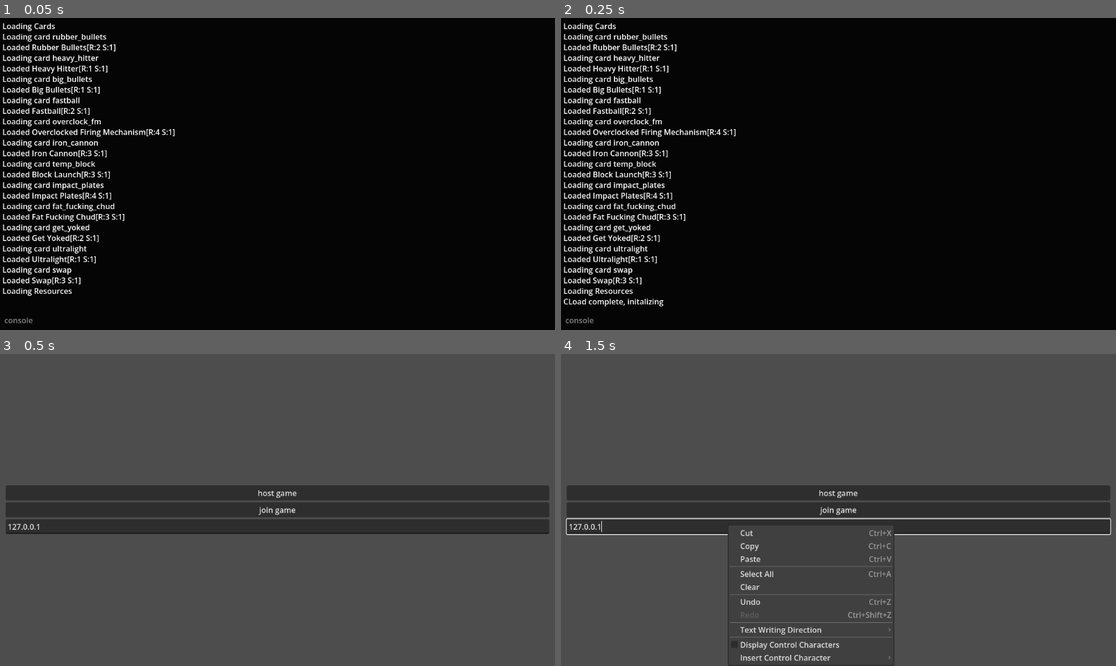
Above: before the commit, frames 1-4 (two rows, left to right).
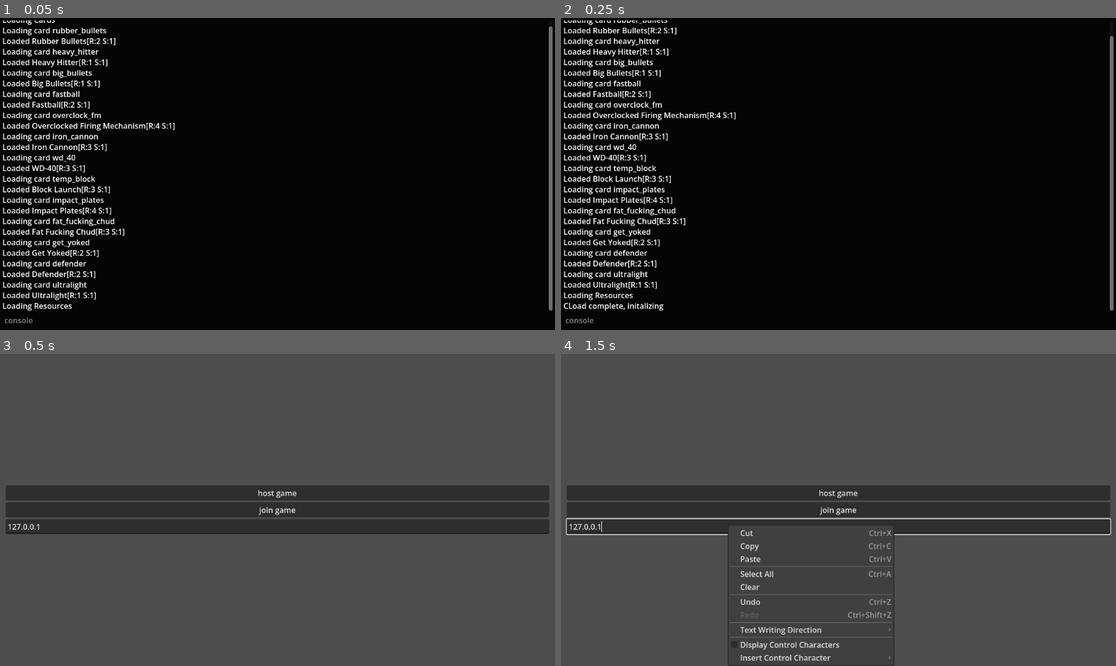
Above: after the commit, the same moments.

Repository: RemRemEgg/untitledgame5
Game: Godot game, scene res://ui/dummy_init_load.tscn
The game is run twice, just before and just after one commit, with the same random seed, the same clock (stepped at 60 frames per second) and the same inputs.
Inputs (mouse positions are in pixels of both pictures, inside the frame that each line leads up to):
- Up to frame 1 (0.05 s): no input
- Up to frame 2 (0.25 s): no input
- Up to frame 3 (0.5 s): no input
- Up to frame 4 (1.5 s): tap Enter at 0.5 s; move the mouse to (960, 494) at 0.52 s; hold D (right) 0.53-1.28 s; hold Right mouse button (block) 0.53-1.28 s; click (960, 494) at 0.67 s; tap Space (jump) at 0.77 s; move the mouse to (727, 525) at 1.27 s; hold S (backward) from 1.28 s (still down); right-click (727, 525) at 1.35 s

The runs differ from the first frame. In frame 1, 10% of the frame differs, in the area x 0-100%, y 0-94%; in frame 2, 10%; in frame 3, nothing differs; in frame 4, nothing differs.

Commit message:
balance changes, world boundry

Diff:
--- a/game/card.gd
+++ b/game/card.gd
@@ -194,11 +194,11 @@
 
 	register_card(BASE_DECK, &"big_bullets", &"Big Bullets", &"BB", RARITY_COMMON, STYLE_BASIC,
 		[0.0, 0.0, 0.0, 0.0, 0.0, 0.0],
-		&"$p+80% Bullet Size\n\
-		$n-40% Bullet Speed",
-		func(n:int, player: Player, gun: ProcGun, proj: ProcProj) -> void:
-			proj.scale.multiplier *= 1.8 ** n # TODO fix: projectiles are synced before card effect applies
-			gun.b_speed.multiplier *= 0.6 ** n
+		&"$p+2 Bullet Size\n\
+		$n-50 Bullet Speed",
+		func(n:int, player: Player, gun: ProcGun, proj: ProcProj) -> void:
+			proj.scale.adder += 2.0 * n # TODO fix: projectiles are synced before card effect applies
+			gun.b_speed.adder -= 50 * n
 	)
 
 	register_card(BASE_DECK, &"fastball", &"Fastball", &"FB", RARITY_UNUSUAL, STYLE_BASIC,
@@ -225,17 +225,28 @@
 
 	register_card(BASE_DECK, &"iron_cannon", &"Iron Cannon", &"IC", RARITY_RARE, STYLE_BASIC,
 		[0.0, 0.0, 0.0, 0.0, 0.0, 0.0],
-		&"$p+25 Knockback\n\
+		&"$p+20 Knockback\n\
 		+25% Bullet Size\n\
 		+15% Damage\n\
 		$n-50% Fire Rate\n\
 		-2 Ammo",
 		func(n:int, player: Player, gun: ProcGun, proj: ProcProj) -> void:
-			proj.knockback.adder += 25.0 * n
+			proj.knockback.adder += 20.0 * n
 			proj.scale.multiplier *= 1.25 ** n
 			proj.damage.multiplier *= 1.15 ** n
 			gun.fire_rate.multiplier *= 0.5 ** n
 			gun.clip_size.adder += -2 * n
+	)
+
+	register_card(BASE_DECK, &"wd_40", &"WD-40", &"WD", RARITY_RARE, STYLE_BASIC,
+		[0.0, 0.0, 0.0, 0.0, 0.0, 0.0],
+		&"$p+30% Reload Speed\n\
+		+25% Bullet Speed\n\
+		$n-15% Damage",
+		func(n:int, player: Player, gun: ProcGun, proj: ProcProj) -> void:
+			gun.reload_time.multiplier *= 0.7 ** n
+			gun.b_speed.multiplier *= 1.25 ** n
+			proj.damage.multiplier *= 0.85 ** n
 	)
 
 	#endregion
@@ -278,11 +289,11 @@
 	register_card(BLOCK_DECK, &"impact_plates", &"Impact Plates", &"IP", RARITY_EPIC, STYLE_BASIC,
 		[.77, 0.0, 0.0, 0.0, 0.0, 0.0],
 		&"$dConverts 35% of damage taken to knockback taken\n\
-		$p+20 Max Health\n\
+		$p+10 Max Health\n\
 		$n-20% Speed\n\
 		-10% Jump Height",
 		func(n:int, player: Player, gun: ProcGun, proj: ProcProj) -> void:
-			player.max_health.adder += 20.0
+			player.max_health.adder += 10.0
 			player.speed.multiplier *= 0.8
 			player.jump.multiplier *= 0.9
 			player.damage_hook.add_effect(n, func(de:DamageEvent) -> void:
@@ -294,12 +305,12 @@
 
 	register_card(BLOCK_DECK, &"fat_fucking_chud", &"Fat Fucking Chud", &"FC", RARITY_RARE, STYLE_BASIC,
 		[0.0, 0.0, 0.0, 0.0, 0.0, 0.0],
-		&"$p+50% Health\n\
+		&"$p+50 Health\n\
 		$n-10% Speed\n\
 		-10% Jump Height\n\
 		-10% Acceleration",
 		func(n:int, player: Player, gun: ProcGun, proj: ProcProj) -> void:
-			player.max_health.multiplier *= 1.5 ** n
+			player.max_health.adder += 50 * n
 			player.speed.multiplier *= 0.9 ** n
 			player.jump.multiplier *= 0.9 ** n
 			player.accel.multiplier *= 0.9 ** n
@@ -307,15 +318,24 @@
 
 	register_card(BLOCK_DECK, &"get_yoked", &"Get Yoked", &"GY", RARITY_UNUSUAL, STYLE_BASIC,
 		[0.0, 0.0, 0.0, 0.0, 0.0, 0.0],
-		&"$p+15% Speed\n\
+		&"$p+2 Speed\n\
 		+15% Jump\n\
 		+15% Acceleration\n\
 		+1 Max Stamina",
 		func(n:int, player: Player, gun: ProcGun, proj: ProcProj) -> void:
-			player.speed.multiplier *= 1.15 ** n
+			player.speed.adder += 2 * n
 			player.jump.multiplier *= 1.07238052947636087 ** n # jump might be exp
 			player.accel.multiplier *= 1.15 ** n
 			player.stamina_max.adder += n
+	)
+
+	register_card(BLOCK_DECK, &"defender", &"Defender", &"DF", RARITY_UNUSUAL, STYLE_BASIC,
+		[0.0, 0.0, 0.0, 0.0, 0.0, 0.0],
+		&"$p-25% Block Cooldown\n\
+		+10% Max Health",
+		func(n:int, player: Player, gun: ProcGun, proj: ProcProj) -> void:
+			player.block_cd.multiplier *= 0.75 ** n
+			player.max_health.multiplier *= 1.1 ** n
 	)
 
 	#endregion
@@ -328,11 +348,11 @@
 	register_card(TEMP_DECK, &"ultralight", &"Ultralight", &"UL", RARITY_COMMON, STYLE_BASIC,
 		[-0.5, 0.0, 1.5, 0.0, 0.0, 0.0],
 		&"$dNow with 10% more Speed per Speed!\n\
-		$p+60% Movement Speed\n\
+		$p+3 Movement Speed\n\
 		+30% Acceleration\n\
 		$n+80% Knockback Taken",
 		func(n:int, player: Player, gun: ProcGun, proj: ProcProj) -> void:
-			player.speed.multiplier *= 1.6 ** n
+			player.speed.adder += 3 * n
 			player.accel.multiplier *= 1.3 ** n
 			player.damage_hook.add_effect(n, ultralight_effect)
 	)
@@ -346,17 +366,17 @@
 			#proj.collide_hook.add_effect(n, spacial_warp_effect)
 	#)
 
-	var swap_effect := func(n:int, bullet:Projectile, hit_player:Player) -> void:
-		if bullet.ownr:
-			var pos := hit_player.position
-			Network.move_object.rpc(hit_player.get_path(), bullet.ownr.position)
-			bullet.ownr.position = pos
-	register_card(TEMP_DECK, &"swap", &"Swap", &"SW", RARITY_RARE, STYLE_BASIC,
-		[0.0, 0.0, 0.0, 0.0, 0.0, 0.0],
-		&"$pSwap positions with a player you hit",
-		func(n:int, player: Player, gun: ProcGun, proj: ProcProj) -> void:
-			proj.damage_hook.add_effect(n, swap_effect)
-	)
+	#var swap_effect := func(n:int, bullet:Projectile, hit_player:Player) -> void:
+		#if bullet.ownr:
+			#var pos := hit_player.position
+			#Network.move_object.rpc(hit_player.get_path(), bullet.ownr.position)
+			#bullet.ownr.position = pos
+	#register_card(TEMP_DECK, &"swap", &"Swap", &"SW", RARITY_RARE, STYLE_BASIC,
+		#[0.0, 0.0, 0.0, 0.0, 0.0, 0.0],
+		#&"$pSwap positions with a player you hit",
+		#func(n:int, player: Player, gun: ProcGun, proj: ProcProj) -> void:
+			#proj.damage_hook.add_effect(n, swap_effect)
+	#)
 
 
 	#var scavenger_effect := func(n:int, bullet:Projectile, hit_player:Player) -> void:
--- a/game/levels/level_base.tscn
+++ b/game/levels/level_base.tscn
@@ -8,6 +8,18 @@
 
 [sub_resource type="WorldBoundaryShape3D" id="WorldBoundaryShape3D_2nkcm"]
 plane = Plane(0, -1, 0, 0)
+
+[sub_resource type="WorldBoundaryShape3D" id="WorldBoundaryShape3D_bb1n0"]
+plane = Plane(1, 0, 0, 0)
+
+[sub_resource type="WorldBoundaryShape3D" id="WorldBoundaryShape3D_7xihh"]
+plane = Plane(-1, 0, 0, 0)
+
+[sub_resource type="WorldBoundaryShape3D" id="WorldBoundaryShape3D_xuocq"]
+plane = Plane(0, 0, 1, 0)
+
+[sub_resource type="WorldBoundaryShape3D" id="WorldBoundaryShape3D_6ddl8"]
+plane = Plane(0, 0, -1, 0)
 
 [sub_resource type="ShaderMaterial" id="ShaderMaterial_2nkcm"]
 render_priority = 0
@@ -37,12 +49,28 @@
 transform = Transform3D(1, 0, 0, 0, 1, 0, 0, 0, 1, 0, -15.99, 0)
 visible = false
 
-[node name="collider" type="CollisionShape3D" parent="bounds" unique_id=2145233243]
+[node name="iy" type="CollisionShape3D" parent="bounds" unique_id=2145233243]
 shape = SubResource("WorldBoundaryShape3D_j8nxo")
 
-[node name="collider_up" type="CollisionShape3D" parent="bounds" unique_id=1432846645]
+[node name="y" type="CollisionShape3D" parent="bounds" unique_id=1432846645]
 transform = Transform3D(1, 0, 0, 0, 1, 0, 0, 0, 1, 0, 32.1, 0)
 shape = SubResource("WorldBoundaryShape3D_2nkcm")
+
+[node name="ix" type="CollisionShape3D" parent="bounds" unique_id=1416109563]
+transform = Transform3D(1, 0, 0, 0, 1, 0, 0, 0, 1, -96, 0, 0)
+shape = SubResource("WorldBoundaryShape3D_bb1n0")
+
+[node name="x" type="CollisionShape3D" parent="bounds" unique_id=1622043698]
+transform = Transform3D(1, 0, 0, 0, 1, 0, 0, 0, 1, 96, 0, 0)
+shape = SubResource("WorldBoundaryShape3D_7xihh")
+
+[node name="iz" type="CollisionShape3D" parent="bounds" unique_id=1132849226]
+transform = Transform3D(1, 0, 0, 0, 1, 0, 0, 0, 1, 0, 0, -96)
+shape = SubResource("WorldBoundaryShape3D_xuocq")
+
+[node name="z" type="CollisionShape3D" parent="bounds" unique_id=1487344927]
+transform = Transform3D(1, 0, 0, 0, 1, 0, 0, 0, 1, 0, 0, 96)
+shape = SubResource("WorldBoundaryShape3D_6ddl8")
 
 [node name="mesh" type="MeshInstance3D" parent="bounds" unique_id=209597760]
 mesh = SubResource("PlaneMesh_7xihh")
--- a/game/levels/room_walls.tscn
+++ b/game/levels/room_walls.tscn
@@ -46,22 +46,22 @@
 [node name="collider" type="CollisionShape3D" parent="floor" unique_id=1431388896]
 shape = SubResource("BoxShape3D_gjvi8")
 
-[node name="wall_x" type="StaticBody3D" parent="." unique_id=352301469 instance=ExtResource("3_hbth3")]
+[node name="wall_x" parent="." unique_id=352301469 instance=ExtResource("3_hbth3")]
 transform = Transform3D(1, 0, 0, 0, 1, 0, 0, 0, 1, 31, 0, 0)
-collision_layer = 255
-collision_mask = 255
+collision_layer = 17
+collision_mask = 17
 
-[node name="wall_ix" type="StaticBody3D" parent="." unique_id=1750381417 instance=ExtResource("3_hbth3")]
+[node name="wall_ix" parent="." unique_id=1750381417 instance=ExtResource("3_hbth3")]
 transform = Transform3D(-1, 0, -8.742278e-08, 0, 1, 0, 8.742278e-08, 0, -1, -31, 0, 0)
-collision_layer = 255
-collision_mask = 255
+collision_layer = 17
+collision_mask = 17
 
-[node name="wall_z" type="StaticBody3D" parent="." unique_id=481995383 instance=ExtResource("3_hbth3")]
+[node name="wall_z" parent="." unique_id=481995383 instance=ExtResource("3_hbth3")]
 transform = Transform3D(-4.371139e-08, 0, 1, 0, 1, 0, -1, 0, -4.371139e-08, 0, 0, 31)
-collision_layer = 255
-collision_mask = 255
+collision_layer = 17
+collision_mask = 17
 
-[node name="wall_iz" type="StaticBody3D" parent="." unique_id=493878182 instance=ExtResource("3_hbth3")]
+[node name="wall_iz" parent="." unique_id=493878182 instance=ExtResource("3_hbth3")]
 transform = Transform3D(-4.371139e-08, 0, 1, 0, 1, 0, -1, 0, -4.371139e-08, 0, 0, -31)
-collision_layer = 255
-collision_mask = 255
+collision_layer = 17
+collision_mask = 17
